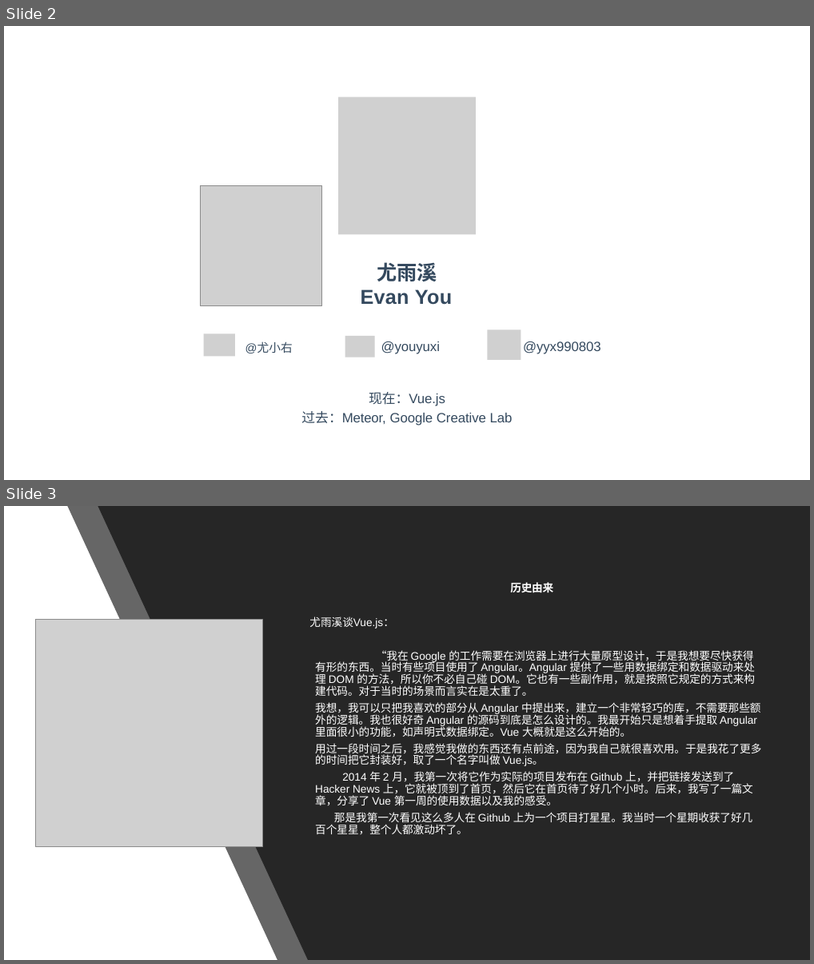
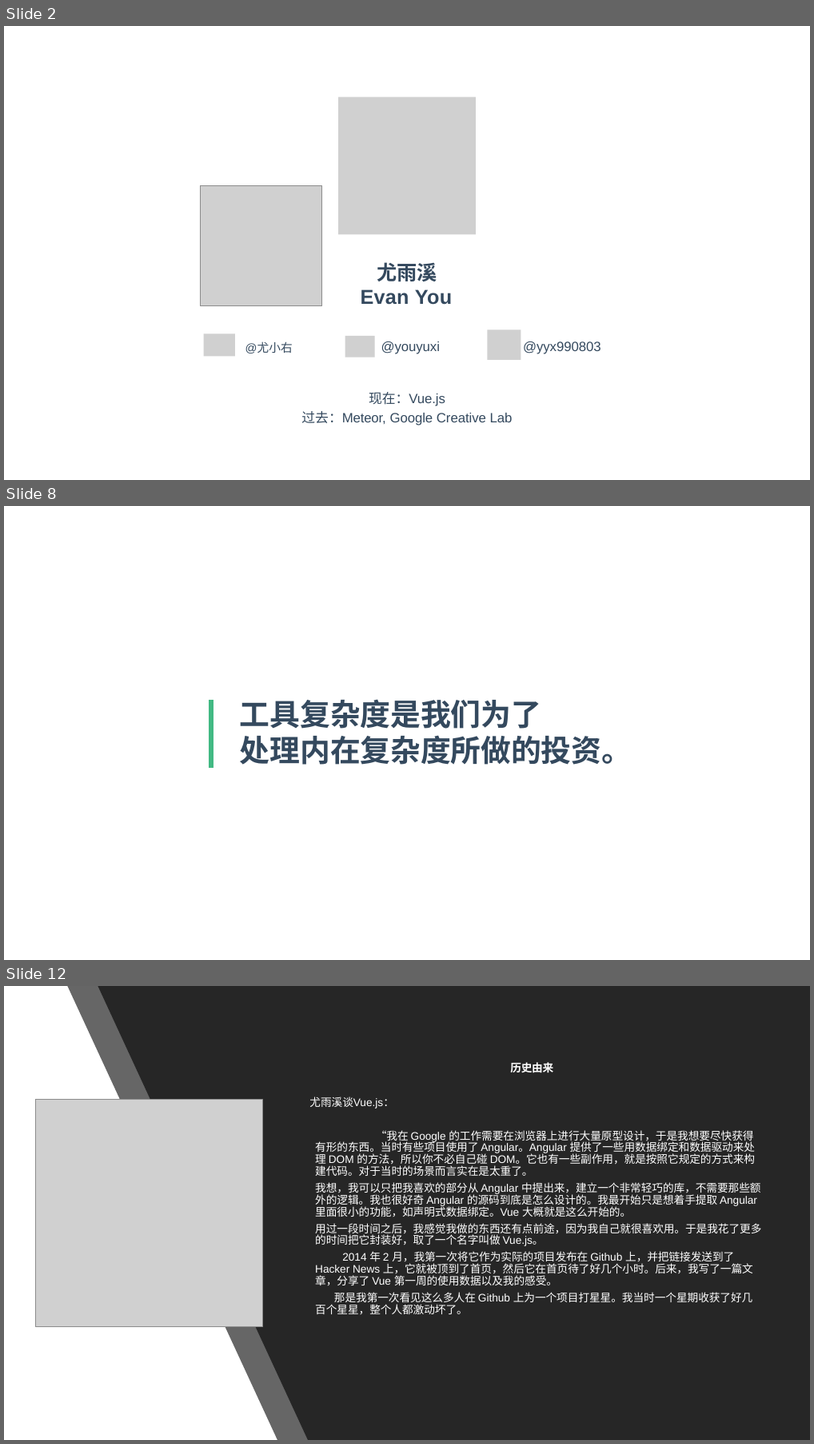
Before and after one commit to RamirezET/vue-sharing, a slide deck: Vue 2.pptx. Shown one above the other, each under a label of ours: slides 2 and 3 before the commit, slides 2, 8 and 12 after it; the slides between them are not shown. The pictures are 814x964 and 814x1444 pixels, drawn with LibreOffice and Linux fonts; fonts in the diff are those of the drawing; grey boxes stand for pictures. Boxes give left, top, right and bottom in pixels: in the first picture for what was removed or moved away, otherwise in the second. Text is boxed around its words. In the diff, an @@ line names an element or a change of style, - is before the commit and + after.

```diff
--- a/Vue 2.pptx
+++ b/Vue 2.pptx
@@ slide 8 added at bbox=[4, 506, 810, 960], background #FFFFFF @@
@@ freeform shape added at bbox=[211, 700, 211, 768], outline #42B983 6 pt @@
@@ text added at bbox=[240, 699, 632, 764], 36 pt, text #34495E, bold @@
+工具复杂度是我们为了
+处理内在复杂度所做的投资。
@@ what was slide 3 is now slide 12 @@
```
Also in this commit, not shown: 8 other slides added.
